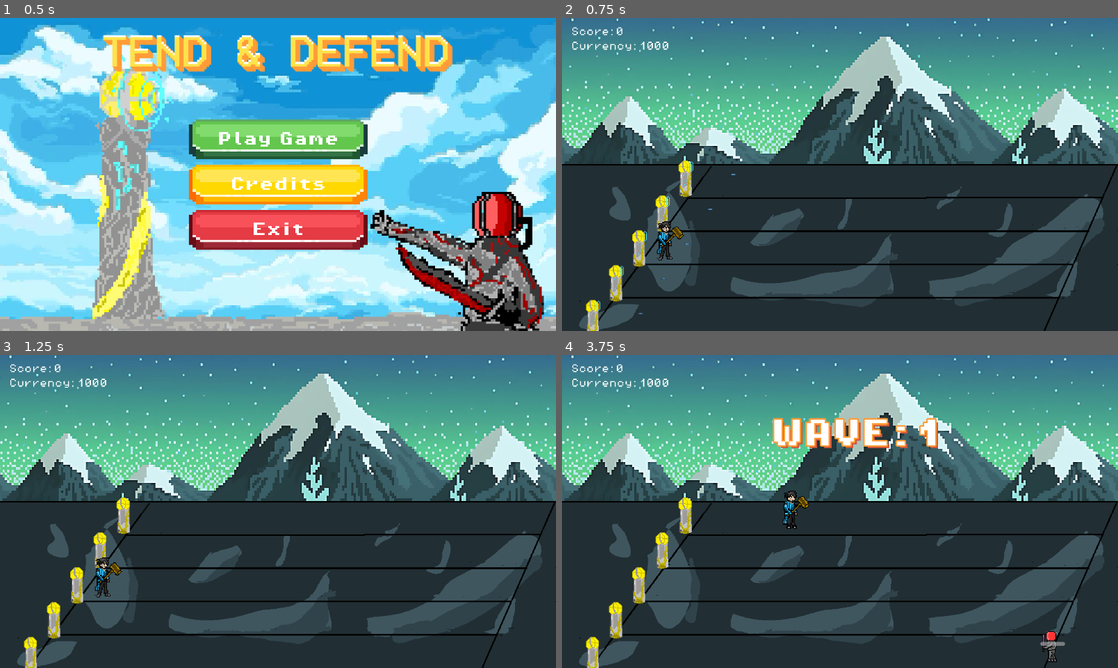
Above: before the commit, frames 1-4 (two rows, left to right).
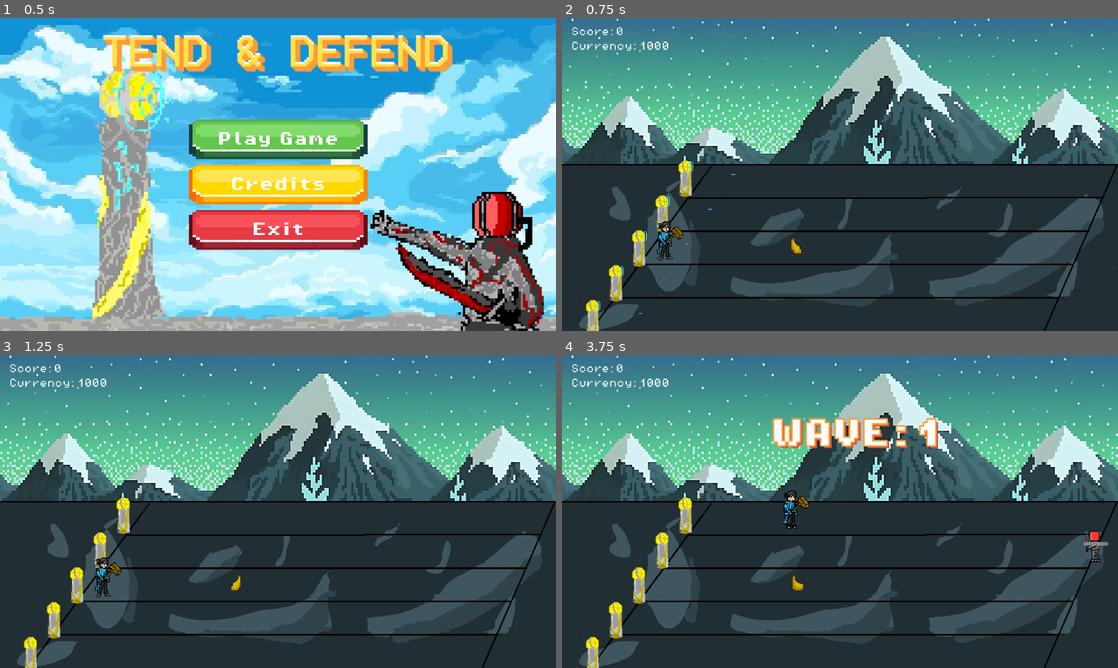
Above: after the commit, the same moments.

Repository: varun22/ECS179-FinalProject
Game: Godot game, scene res://scenes/menu.tscn
Two runs of this game, one before a commit and one after it. Both use one fixed random seed, a clock stepped at 60 frames per second and the inputs below. The engine's default icon, where the game draws it, is replaced by a stand-in: a white triangle on a blue panel in a dark square. Sound files missing from this copy of the repository are replaced by a short silence.
Inputs:
- Up to frame 1 (0.5 s): no input
- Up to frame 2 (0.75 s): click "Play Game" at 0.5 s
- Up to frame 3 (1.25 s): no input
- Up to frame 4 (3.75 s): tap Enter (attack) at 1.25, 1.35, 2.1, 2.85, 3.6 s; hold Right (move_right) 1.28-2.78 s; tap Up (move_up) at 1.52, 2.27 s; hold A (move_left) 2.78-3.53 s; hold Right (move_right) from 3.53 s (still down)

Frame 1 is identical in both runs. In frame 2, less than 0.1% of the frame differs, in the area x 41-43%, y 70-76%; in frame 3, less than 0.1%; in frame 4, 0.5%, in the area x 41-99%, y 56-99%.

Commit message:
Almost working just not spawnable

Diff:
--- a/tend&defend/scenes/banana.tscn
+++ b/tend&defend/scenes/banana.tscn
@@ -135,6 +135,8 @@
 
 [node name="Area2D" type="Area2D"]
 scale = Vector2(2.72, 2.72)
+collision_layer = 4
+collision_mask = 8
 script = ExtResource("1_wrrrb")
 
 [node name="AnimatedSprite2D" type="AnimatedSprite2D" parent="."]
--- a/tend&defend/scenes/enemy.tscn
+++ b/tend&defend/scenes/enemy.tscn
@@ -210,7 +210,6 @@
 
 [node name="CollisionShape2D" type="CollisionShape2D" parent="."]
 position = Vector2(0, 2.9)
-scale = Vector2(1, 1)
 shape = SubResource("RectangleShape2D_oo0ld")
 
 [node name="HealthBar" type="ProgressBar" parent="."]
@@ -228,7 +227,6 @@
 
 [node name="CollisionShape2D" type="CollisionShape2D" parent="HurtBox"]
 position = Vector2(0, 0.4)
-scale = Vector2(1, 1)
 shape = SubResource("RectangleShape2D_ean05")
 
 [node name="HitBox" type="Area2D" parent="."]
@@ -238,6 +236,5 @@
 
 [node name="CollisionShape2D" type="CollisionShape2D" parent="HitBox"]
 position = Vector2(-13.2, 4)
-scale = Vector2(1, 1)
 shape = SubResource("RectangleShape2D_jjrja")
 disabled = true
--- a/tend&defend/scenes/stage1.tscn
+++ b/tend&defend/scenes/stage1.tscn
@@ -13,8 +13,9 @@
 [ext_resource type="Script" path="res://scripts/projectile_factory.gd" id="10_a00n7"]
 [ext_resource type="PackedScene" uid="uid://d1oxoghresfh5" path="res://scenes/projectile.tscn" id="11_3dyi8"]
 [ext_resource type="PackedScene" uid="uid://gr765jgn4n5p" path="res://scenes/sound_manager.tscn" id="13_ulv4p"]
+[ext_resource type="PackedScene" uid="uid://clblmo6lp2p63" path="res://scenes/banana.tscn" id="14_e671e"]
 
-[node name="Stage1" type="Node2D" node_paths=PackedStringArray("ui")]
+[node name="a" type="Node2D" node_paths=PackedStringArray("ui")]
 process_mode = 1
 script = ExtResource("1_ycv23")
 ui = NodePath("UI")
@@ -73,3 +74,6 @@
 projectile = ExtResource("11_3dyi8")
 
 [node name="soundManager" parent="." instance=ExtResource("13_ulv4p")]
+
+[node name="Area2D" parent="." instance=ExtResource("14_e671e")]
+position = Vector2(812, 796)
--- a/tend&defend/scripts/enemy.gd
+++ b/tend&defend/scripts/enemy.gd
@@ -43,13 +43,12 @@
 	# Emit the died signal
 	died.emit(100)
 
-	# Instance the Banana scene and set its position
-	var banana_scene = preload("res://scenes/banana.tscn")
-	var banana_instance = banana_scene.instance()
+	# Spawn a banana at the enemy's location
+	var banana_scene = preload("res://scenes/banana.tscn") # Replace with the actual path to your Banana scene
+	var banana_instance = banana_scene.instantiate()
 	banana_instance.global_position = self.global_position
+	get_parent().add_child(banana_instance)
 
-	# Add the Banana to the current scene
-	get_tree().get_current_scene().add_child(banana_instance)
 
 
 # Function for when enemies take damage form projectile
Not shown: 1 places in tend&defend/scenes/stage1.tscn that only renumber resources
